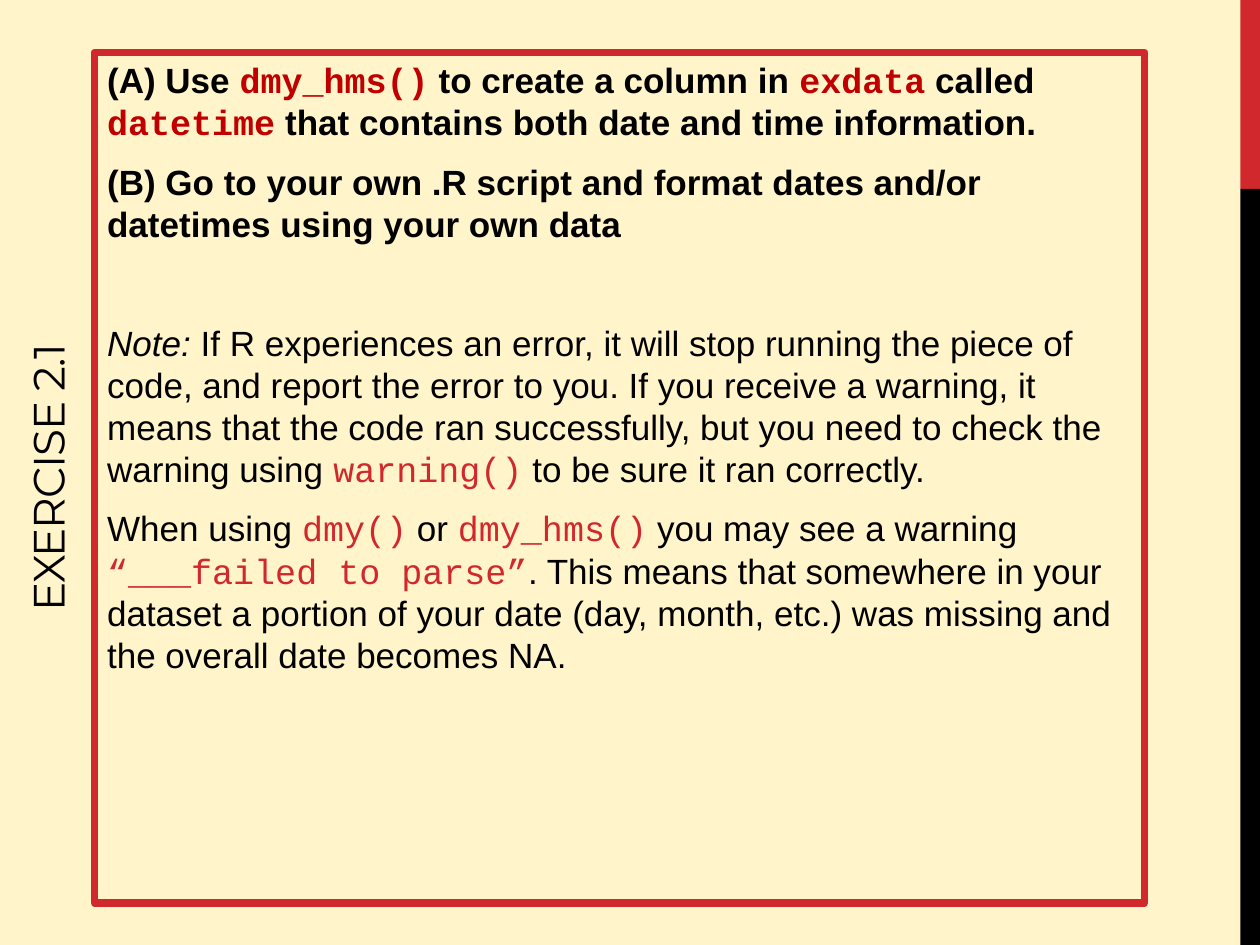
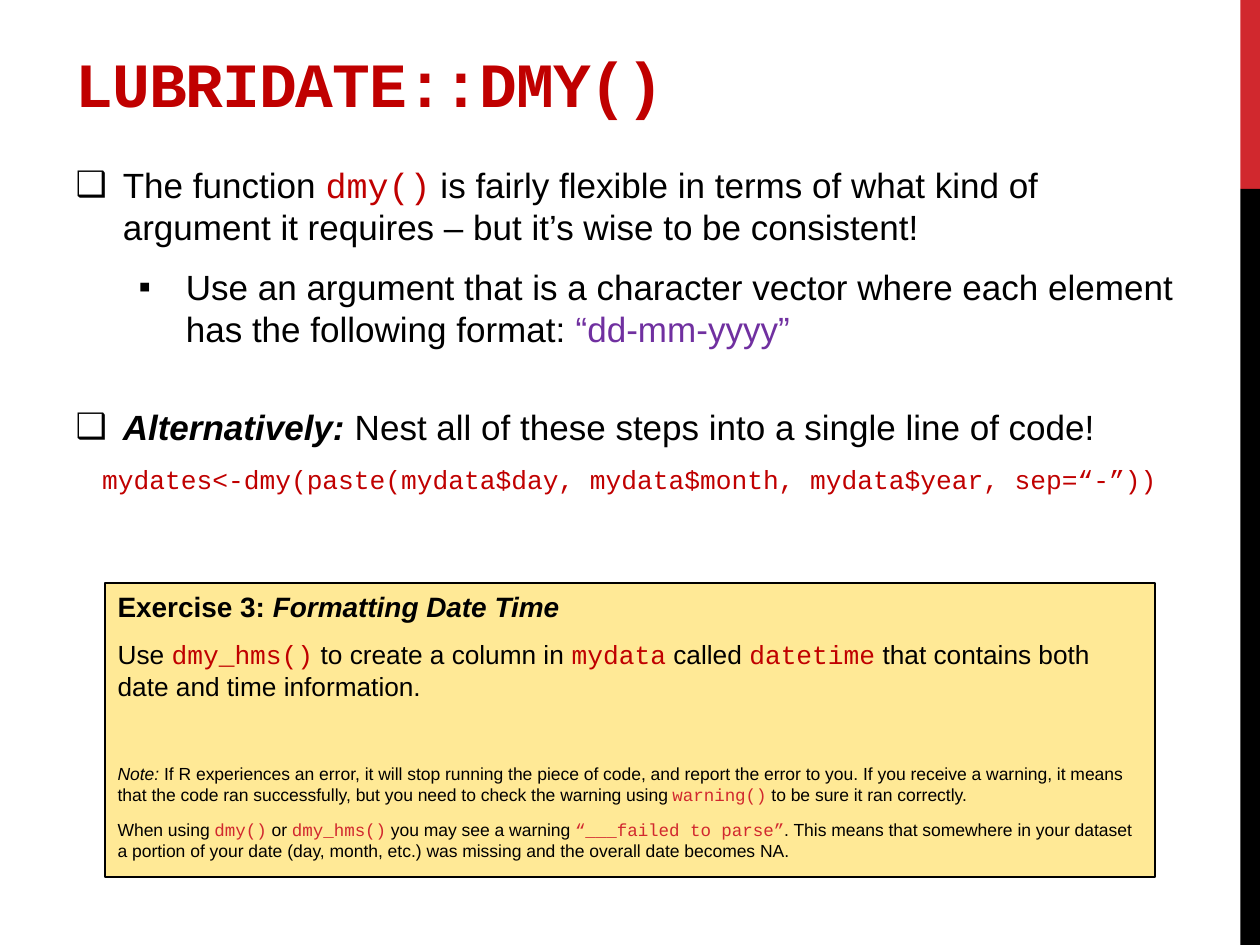
Before and after one commit to DanielleQuinn/RBarMUN, a slide deck: slide 27 of IntroWorkshop/RBar_IntroII.pptx (slide 29 before the commit). Drawn at 1260x945 pixels with LibreOffice and Linux fonts; fonts in the diff are those of the drawing. Boxes give left, top, right and bottom in pixels: in the first picture for what was removed or moved away, otherwise in the second. Text is boxed around its words. In the diff, an @@ line names an element or a change of style, - is before the commit and + after.

```diff
--- a/IntroWorkshop/RBar_IntroII.pptx
+++ b/IntroWorkshop/RBar_IntroII.pptx
@@ background #FFF4CA to #FFFFFF @@
@@ title added at <box>76,62,665,120</box>, 36 pt, text #C00000, bold @@
+LUBRIDATE::DMY()
@@ text added at <box>102,172,1173,495</box>, 20 pt, text #000000 @@
+❑ The function dmy() is fairly flexible in terms of what kind of argument it requires – but it’s wise to be consistent!
+  ▪ Use an argument that is a character vector where each element has the following format: “dd-mm-yyyy”
+❑ Alternatively: Nest all of these steps into a single line of code!
+mydates<-dmy(paste(mydata$day, mydata$month, mydata$year, sep=“-”))
@@ title removed at <box>16,348,76,605</box> @@
-EXERCISE 2.1
@@ text "Exercise 3: Formatting Date Time": place and size @@
-text "Exercise 3: Formatting Date Time" at <box>94,53,1144,903</box>
+text "Exercise 3: Formatting Date Time" at <box>105,582,1154,876</box>
@@ text "Exercise 3: Formatting Date Time" at <box>105,582,1154,876</box>: fill none to #FFE996; outline #D1282E 4.5 pt to #000000 1 pt @@
@@ text at <box>118,596,1089,697</box>: text changed; size 20 to 15 pt; bold off @@
-(A) Use dmy_hms() to create a column in exdata called datetime that contains both date and time information.
-(B) Go to your own .R script and format dates and/or datetimes using your own data
+Exercise 3: Formatting Date Time
+Use dmy_hms() to create a column in mydata called datetime that contains both date and time information.
@@ text at <box>118,767,1132,861</box>: size 20 to 10 pt in "Note: If R experiences an error, it ...", "When using dmy() or dmy_hms() you may ..."; less space between paragraphs @@
```
Also in this commit, not shown: 23 other slides changed, 3 slides added, 5 slides removed.
